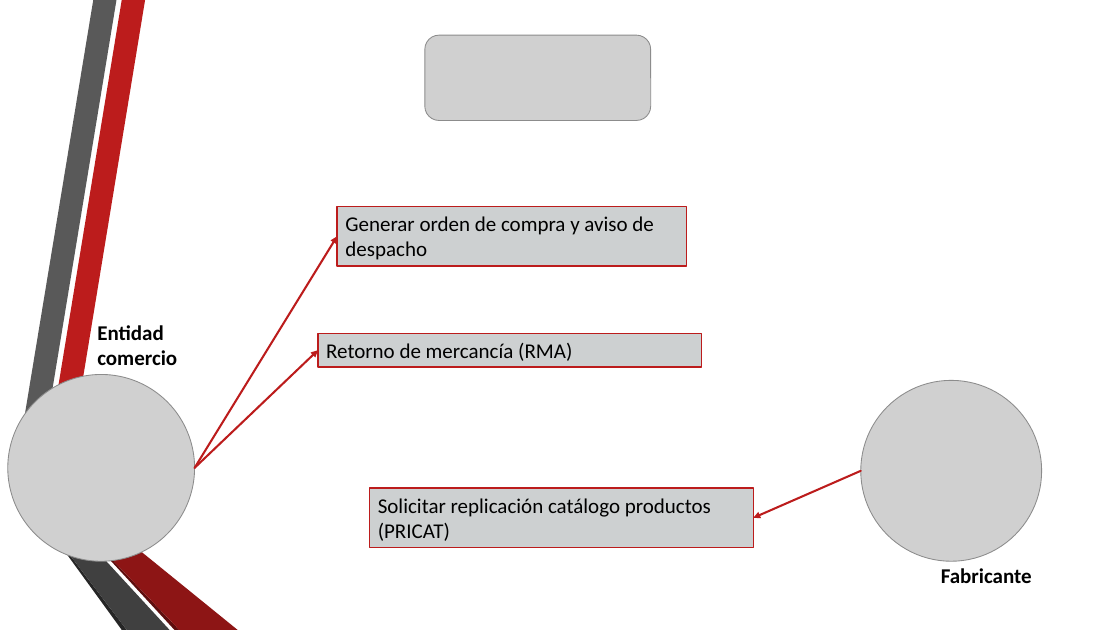
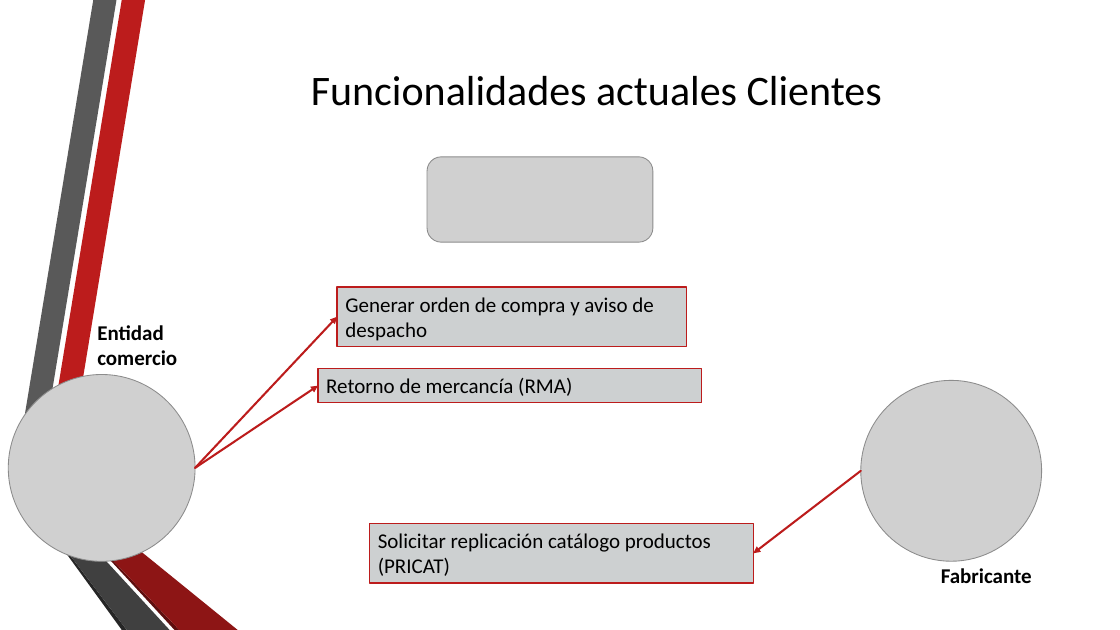
Before and after one commit to gaudisolutions/ecos, a slide deck: slide 8 of Proyecto I/Presentación/Arquitectura Objetivo MPLA.pptx. Drawn at 1120x630 pixels with LibreOffice and Linux fonts; fonts in the diff are those of the drawing; grey boxes stand for pictures; background and template pictures are left out. Boxes give left, top, right and bottom in pixels: in the first picture for what was removed or moved away, otherwise in the second. Text is boxed around its words. In the diff, an @@ line names an element or a change of style, - is before the commit and + after.

```diff
--- a/Proyecto I/Presentación/Arquitectura Objetivo MPLA.pptx
+++ b/Proyecto I/Presentación/Arquitectura Objetivo MPLA.pptx
@@ title added at box(311, 76, 882, 106), 36 pt, text #000000 @@
+Funcionalidades actuales Clientes
@@ picture: place and size @@
-picture at box(425, 35, 651, 121)
+picture at box(427, 157, 653, 243)
@@ rectangle "Generar orden de compra y ...": place and size @@
-rectangle "Generar orden de compra y ..." at box(337, 207, 686, 266)
+rectangle "Generar orden de compra y ..." at box(337, 287, 686, 347)
@@ arrow moved from (195, 468) - (337, 236) to (195, 468) - (337, 317) @@
@@ arrow moved from (195, 468) - (318, 350) to (195, 468) - (318, 386) @@
@@ rectangle "Retorno de mercancía (RMA)": place and size @@
-rectangle "Retorno de mercancía (RMA)" at box(318, 334, 702, 367)
+rectangle "Retorno de mercancía (RMA)" at box(318, 369, 702, 402)
@@ arrow moved from (861, 471) - (754, 518) to (861, 471) - (754, 554) @@
@@ rectangle "Solicitar replicación catálogo productos (PRICAT)": place and size @@
-rectangle "Solicitar replicación catálogo productos (PRICAT)" at box(370, 488, 754, 548)
+rectangle "Solicitar replicación catálogo productos (PRICAT)" at box(370, 523, 754, 583)
```
Also in this commit, not shown: 8 other slides changed, 10 slides added, 3 slides removed, 1 other file.
